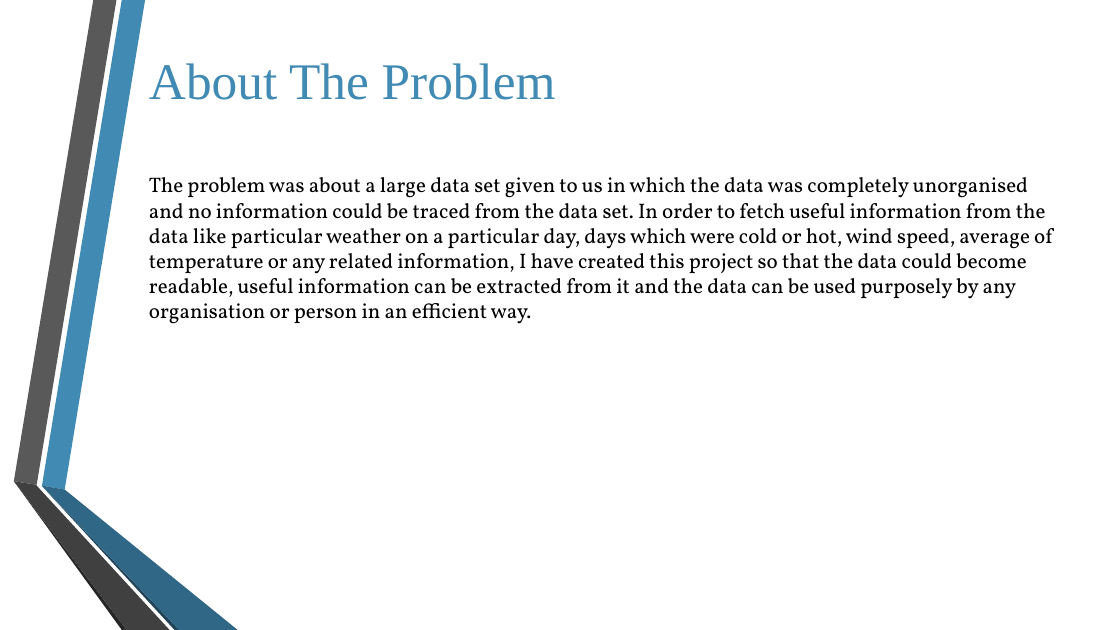
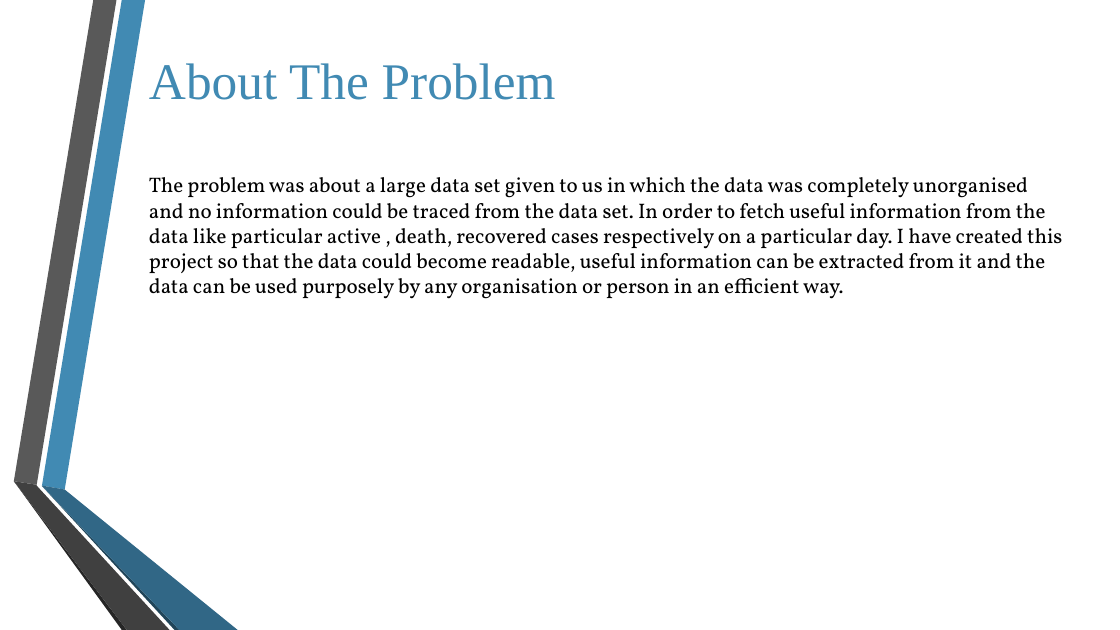
Before and after one commit to nimisha026/COVID-19, a slide deck: slide 9 of Covid-19 project.pptx (slide 10 before the commit). Drawn at 1120x630 pixels with LibreOffice and Linux fonts; fonts in the diff are those of the drawing; background and template pictures are left out. Boxes give left, top, right and bottom in pixels: in the first picture for what was removed or moved away, otherwise in the second. Text is boxed around its words. In the diff, an @@ line names an element or a change of style, - is before the commit and + after.

```diff
--- a/Covid-19 project.pptx
+++ b/Covid-19 project.pptx
@@ text at [149, 177, 1062, 299]: text changed @@
-The problem was about a large data set given to us in which the data was completely unorganised and no information could be traced from the data set. In order to fetch useful information from the data like particular weather on a particular day, days which were cold or hot, wind speed, average of temperature or any related information, I have created this project so that the data could become readable, useful information can be extracted from it and the data can be used purposely by any organisation or person in an efficient way.
+The problem was about a large data set given to us in which the data was completely unorganised and no information could be traced from the data set. In order to fetch useful information from the data like particular active , death, recovered cases respectively on a particular day. I have created this project so that the data could become readable, useful information can be extracted from it and the data can be used purposely by any organisation or person in an efficient way.
```
Also in this commit, not shown: 2 other slides changed, 1 slide removed.
